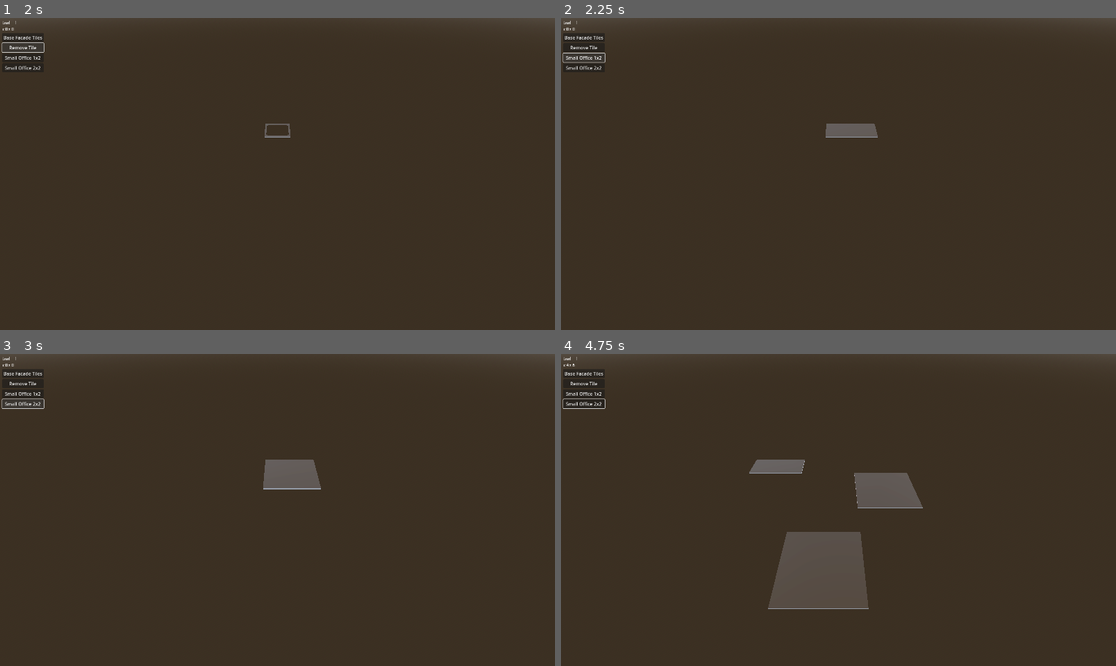
Above: before the commit, frames 1-4 (two rows, left to right).
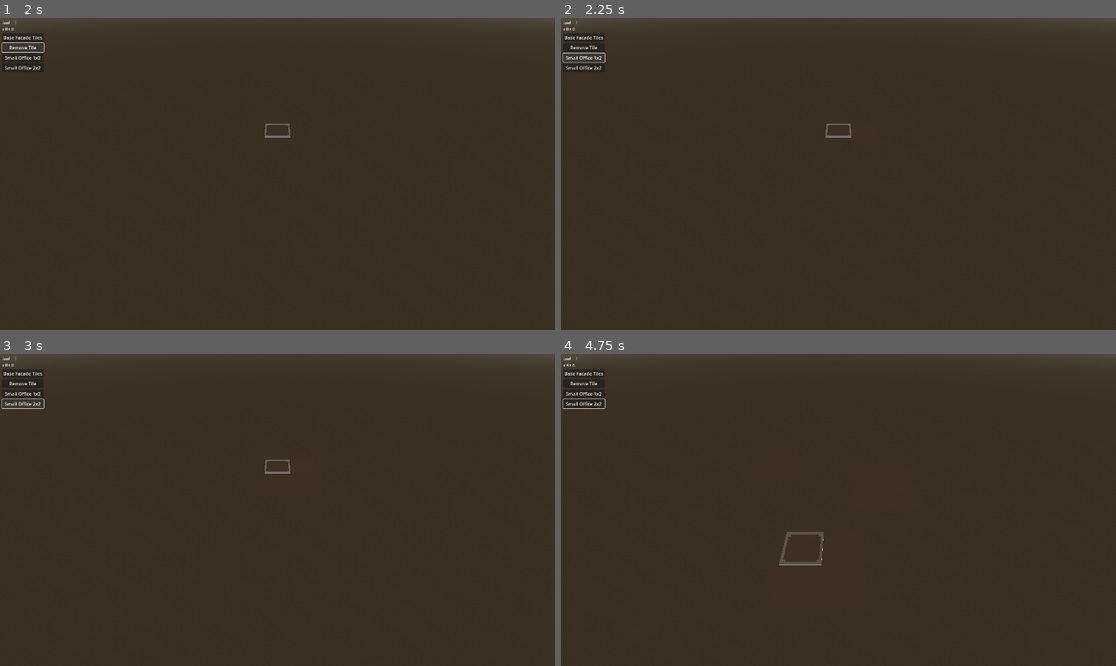
Above: after the commit, the same moments.

Repository: newnoiseworks/TowerStory
Game: Godot game, scene res://Scenes/building/building.tscn
The game is run twice, just before and just after one commit, with the same random seed, the same clock (stepped at 60 frames per second) and the same inputs.
Inputs (mouse positions are in pixels of both pictures, inside the frame that each line leads up to):
- Up to frame 1 (2 s): click "Base Facade Tiles" at 0.5 s; click "Remove Tile" at 1.25 s
- Up to frame 2 (2.25 s): click "Small Office 1x2" at 2 s
- Up to frame 3 (3 s): click "Small Office 2x2" at 2.75 s
- Up to frame 4 (4.75 s): tap Enter at 3.5 s; move the mouse to (960, 494) at 3.52 s; hold D (move_right) 3.53-4.25 s; hold F (facade_swap) 3.53-4.25 s; click (960, 494) at 3.67 s; drag from (727, 525) to (810, 572) at 4.27 s

Frame 1 is identical in both runs. In frame 2, 0.3% of the frame differs, in the area x 47-58%, y 33-39%; in frame 3, 0.9%; in frame 4, 5.3%, in the area x 33-66%, y 33-82%.
Error before the commit: Parse Error: Too many arguments for "adjust_room_walls_on_piece_at()" call. Expected at most 4 but received 5. (res://scenes/room/room.gd:38)

Commit message:
tests and code to hide and show walls as appropriate to placement

Diff:
--- a/Scenes/floor/room_manager.gd
+++ b/Scenes/floor/room_manager.gd
@@ -77,14 +77,14 @@
 		var z = pos.z + tile_origin.z
 
 		if _hover_item_rotation == TowerGlobals.ROTATION.NINETY:
-			x = pos.x + tile_origin.z
-			z = pos.z + tile_origin.x
+			x = pos.x - tile_origin.z
+			z = pos.z - tile_origin.x
 		elif _hover_item_rotation == TowerGlobals.ROTATION.ONEEIGHTY:
 			x = pos.x - tile_origin.x
 			z = pos.z - tile_origin.z
 		elif _hover_item_rotation == TowerGlobals.ROTATION.TWOSEVENTY:
-			x = pos.x - tile_origin.z
-			z = pos.z - tile_origin.x
+			x = pos.x + tile_origin.z
+			z = pos.z + tile_origin.x
 
 		if !floor_data_details.has_floor_piece_at(x, z):
 			return false
@@ -103,5 +103,7 @@
 	elif _hover_item_rotation < TowerGlobals.ROTATION.ZERO:
 		_hover_item_rotation = TowerGlobals.ROTATION.TWOSEVENTY
 
+	print_debug(TowerGlobals.ROTATION.keys()[_hover_item_rotation])
+
 	_hover_item.set_rotation_degrees(Vector3(0, _hover_item_rotation * 90, 0))
 	_hover_item.place_walls_where_needed(floor_data_details, _hover_item_rotation)
--- a/Scenes/floor/test_room_manager.gd
+++ b/Scenes/floor/test_room_manager.gd
@@ -3,6 +3,125 @@
 var SpecHelper = preload("res://utils/test/spec_helper.gd")
 
 class Test__can_place_room_at:
+	extends GutTest
+
+	var room_manager
+	var room_manager_node
+
+	func before_each():
+		var prototype_script = load("res://scenes/floor/room_manager.gd")
+		var fdd_script = load("res://utils/floor_data_details.gd")
+
+		room_manager = prototype_script.new()
+		room_manager_node = Node3D.new()
+		# room_manager_node.set_script(room_manager)
+
+		var data = {}
+
+		data[0] = {}
+		data[0][0] = {
+			"type": "floor"
+		}
+
+		data[TowerGlobals.TILE_MULTIPLE * 1] = {}
+		data[TowerGlobals.TILE_MULTIPLE * 1][0] = {
+			"type": "floor"
+		}
+
+		room_manager.floor_data_details = fdd_script.new(data)
+
+		room_manager._hover_item = room_manager._small_office_1x2.instantiate()
+		room_manager_node.add_child(room_manager._hover_item)
+
+		add_child_autofree(room_manager_node)
+
+
+	func after_each():
+		room_manager._hover_item.free()
+		room_manager.free()
+
+
+	func test_places_item_in_appropriate_spot():
+		var result = room_manager._can_place_room_at(Vector3(0, 0, 0))
+
+		assert_true(result, "Can place room in available area")
+
+
+	func test_cannot_place_item_in_completely_inappropriate_spot():
+		var result = room_manager._can_place_room_at(Vector3(TowerGlobals.TILE_MULTIPLE, 0, 0))
+
+		assert_false(result, "Cannot place room in completely unavailable area")
+
+
+	func test_cannot_place_item_in_partially_inappropriate_spot():
+		var result = room_manager._can_place_room_at(Vector3(0, 0, TowerGlobals.TILE_MULTIPLE))
+
+		assert_false(result, "Cannot place room in partially unavailable area")
+
+
+	func test_cannot_place_item_after_rotating():
+		room_manager._rotate_hover_item()
+		var result = room_manager._can_place_room_at(Vector3(0, 0, 0))
+
+		assert_false(result, "Cannot place room after rotating")
+
+
+	func test_can_place_item_after_rotating_four_time():
+		room_manager._rotate_hover_item()
+		room_manager._rotate_hover_item()
+		room_manager._rotate_hover_item()
+		room_manager._rotate_hover_item()
+		var result = room_manager._can_place_room_at(Vector3(0, 0, 0))
+
+		assert_true(result, "Can place room after rotating four times")
+		assert_true(room_manager.floor_data_details != null)
+
+
+class Test__can_place_room_in_larger_floor:
+	extends GutTest
+
+	var room_manager
+	var room_manager_node
+
+	func before_each():
+		var prototype_script = load("res://scenes/floor/room_manager.gd")
+		var fdd_script = load("res://utils/floor_data_details.gd")
+
+		room_manager = prototype_script.new()
+		room_manager_node = Node3D.new()
+		# room_manager_node.set_script(room_manager)
+
+		var data = {}
+
+		for x in 3:
+			data[x] = {}
+
+			for z in 2:
+				data[x][z] = {
+					"type": "floor"
+					}
+
+		room_manager.floor_data_details = fdd_script.new(data)
+
+		room_manager._hover_item = room_manager._small_office_1x2.instantiate()
+		room_manager_node.add_child(room_manager._hover_item)
+
+		add_child_autofree(room_manager_node)
+
+
+	func after_each():
+		room_manager._hover_item.free()
+		room_manager.free()
+
+
+	func test_cannot_place_item_after_rotating_in_larger_room():
+		room_manager._rotate_hover_item()
+		var result = room_manager._can_place_room_at(Vector3(0, 0, 0))
+
+		assert_false(result, "Cannot place room after rotating in larger room")
+
+
+class Test__rotate_hover_item:
 	extends GutTest
 
 	var room_manager
@@ -24,8 +143,17 @@
 			},
 		}
 
+		data[0][TowerGlobals.TILE_MULTIPLE * 1] = {
+			"type": "floor"
+		}
+		data[0][TowerGlobals.TILE_MULTIPLE * 2] = {
+			"type": "floor"
+		}
 		data[TowerGlobals.TILE_MULTIPLE * 1] = {}
 		data[TowerGlobals.TILE_MULTIPLE * 1][0] = {
+			"type": "floor"
+		}
+		data[TowerGlobals.TILE_MULTIPLE * 1][TowerGlobals.TILE_MULTIPLE * 1] = {
 			"type": "floor"
 		}
 
@@ -42,91 +170,6 @@
 		room_manager.free()
 
 
-	func test_places_item_in_appropriate_spot():
-		var result = room_manager._can_place_room_at(Vector3(0, 0, 0))
-
-		assert_true(result, "Can place room in available area")
-
-
-	func test_cannot_place_item_in_completely_inappropriate_spot():
-		var result = room_manager._can_place_room_at(Vector3(TowerGlobals.TILE_MULTIPLE, 0, 0))
-
-		assert_false(result, "Cannot place room in completely unavailable area")
-
-
-	func test_cannot_place_item_in_partially_inappropriate_spot():
-		var result = room_manager._can_place_room_at(Vector3(0, 0, TowerGlobals.TILE_MULTIPLE))
-
-		assert_false(result, "Cannot place room in partially unavailable area")
-
-
-	func test_cannot_place_item_after_rotating():
-		room_manager._rotate_hover_item()
-		var result = room_manager._can_place_room_at(Vector3(0, 0, 0))
-
-		assert_false(result, "Cannot place room after rotating")
-
-
-	func test_can_place_item_after_rotating_four_time():
-		room_manager._rotate_hover_item()
-		room_manager._rotate_hover_item()
-		room_manager._rotate_hover_item()
-		room_manager._rotate_hover_item()
-		var result = room_manager._can_place_room_at(Vector3(0, 0, 0))
-
-		assert_true(result, "Can place room after rotating four times")
-		assert_true(room_manager.floor_data_details != null)
-
-
-class Test__rotate_hover_item:
-	extends GutTest
-
-	var room_manager
-	var room_manager_node
-
-	func before_each():
-		var prototype_script = load("res://scenes/floor/room_manager.gd")
-		var fdd_script = load("res://utils/floor_data_details.gd")
-
-		room_manager = prototype_script.new()
-		room_manager_node = Node3D.new()
-		# room_manager_node.set_script(room_manager)
-
-		var data = {
-			0: {
-				0: {
-					"type": "floor",
-				},
-			},
-		}
-
-		data[0][TowerGlobals.TILE_MULTIPLE * 1] = {
-			"type": "floor"
-		}
-		data[0][TowerGlobals.TILE_MULTIPLE * 2] = {
-			"type": "floor"
-		}
-		data[TowerGlobals.TILE_MULTIPLE * 1] = {}
-		data[TowerGlobals.TILE_MULTIPLE * 1][0] = {
-			"type": "floor"
-		}
-		data[TowerGlobals.TILE_MULTIPLE * 1][TowerGlobals.TILE_MULTIPLE * 1] = {
-			"type": "floor"
-		}
-
-		room_manager.floor_data_details = fdd_script.new(data)
-
-		room_manager._hover_item = room_manager._small_office_1x2.instantiate()
-		room_manager_node.add_child(room_manager._hover_item)
-
-		add_child_autofree(room_manager_node)
-
-
-	func after_each():
-		room_manager._hover_item.free()
-		room_manager.free()
-
-
 	func test_rotate_adjusts_hover_item():
 		room_manager._rotate_hover_item()
 		assert_eq(room_manager._hover_item_rotation, TowerGlobals.ROTATION.NINETY)
--- a/utils/floor_data_details.gd
+++ b/utils/floor_data_details.gd
@@ -26,20 +26,45 @@
 	x: int,
 	z: int,
 	enclosing_floor_details: FloorDataDetails,
-	position_of_room_in_floor: Vector3 = Vector3.ZERO
+	position_of_room_in_floor: Vector3 = Vector3.ZERO,
+	rotation: TowerGlobals.ROTATION = TowerGlobals.ROTATION.ZERO
 ):
-	var room_pos_x = int(position_of_room_in_floor.x)
-	var room_pos_z = int(position_of_room_in_floor.z)
+	var floor_pos_x = int(position_of_room_in_floor.x)
+	var floor_pos_z = int(position_of_room_in_floor.z)
 
-	var floor_edges = enclosing_floor_details._get_piece_edges(room_pos_x + x, room_pos_z + z)
+	match rotation:
+		TowerGlobals.ROTATION.ZERO:
+			floor_pos_x += x
+			floor_pos_z += z
+		TowerGlobals.ROTATION.NINETY:
+			floor_pos_x -= z
+			floor_pos_z -= x
+		TowerGlobals.ROTATION.ONEEIGHTY:
+			floor_pos_x -= x
+			floor_pos_z += z
+		TowerGlobals.ROTATION.TWOSEVENTY:
+			floor_pos_x += z
+			floor_pos_z += x
+
+	var floor_edges = enclosing_floor_details._get_piece_edges(floor_pos_x, floor_pos_z)
 	var room_edges = _get_piece_edges(x, z)
+
 	var floor_piece = _floor_data[x][z]["object"]
 
 	for i in range(4):
-		floor_piece.call("add_wall_at_edge", i)
+		floor_piece.call("hide_wall_at_edge", i)
 
-		if floor_edges[i] == room_edges[i]:
-			floor_piece.call("hide_wall_at_edge", i)
+	for i in range(4):
+		var room_edge_idx = TowerGlobals.get_rotated_side(
+			i as TowerGlobals.SIDE,
+			rotation
+		)
+
+		var floor_edge = floor_edges[i]
+		var room_edge = room_edges[room_edge_idx]
+
+		if floor_edge == 0 && room_edge == 1:
+			floor_piece.call("add_wall_at_edge", room_edge_idx)
 
 
 func add_edges_to_surrounding_pieces(x: int, z: int):
--- a/utils/test_floor_data_details.gd
+++ b/utils/test_floor_data_details.gd
@@ -181,7 +181,6 @@
 		)
 
 
-
 class Test_adjust_room_walls_on_piece_at:
 	extends GutTest
 	var room_data_script
@@ -309,3 +308,39 @@
 		assert_false(second_object.find_child("wall%s" % TowerGlobals.SIDE.XDOWN).is_visible())
 		assert_true(second_object.find_child("wall%s" % TowerGlobals.SIDE.ZUP).is_visible())
 		assert_true(second_object.find_child("wall%s" % TowerGlobals.SIDE.ZDOWN).is_visible())
+
+
+	func test_hides_walls_correctly_given_270_rotation():
+		var data = {}
+
+		for x in range(3):
+			data[x * TowerGlobals.TILE_MULTIPLE] = {}
+
+			for z in range(3):
+				data[x * TowerGlobals.TILE_MULTIPLE][z * TowerGlobals.TILE_MULTIPLE] = _create_floor_piece()
+
+		var floor_data_script = prototype_script.new(data)
+
+		room_data_script.adjust_room_walls_on_piece_at(
+			0, 0, floor_data_script, Vector3.ZERO, TowerGlobals.ROTATION.TWOSEVENTY
+		)
+		var first_object = room_data_script._floor_data[0][0]["object"]
+
+		assert_false(first_object.find_child("wall%s" % TowerGlobals.SIDE.XUP).is_visible())
+		assert_false(first_object.find_child("wall%s" % TowerGlobals.SIDE.ZUP).is_visible())
+		assert_false(first_object.find_child("wall%s" % TowerGlobals.SIDE.XDOWN).is_visible())
+		assert_true(first_object.find_child("wall%s" % TowerGlobals.SIDE.ZDOWN).is_visible())
+
+		room_data_script.adjust_room_walls_on_piece_at(
+			1 * TowerGlobals.TILE_MULTIPLE, 0, floor_data_script, Vector3.ZERO, TowerGlobals.ROTATION.TWOSEVENTY
+		)
+		var second_object = room_data_script._floor_data[1 * TowerGlobals.TILE_MULTIPLE][0]["object"]
+
+		assert_true(second_object.find_child("wall%s" % TowerGlobals.SIDE.XUP).is_visible()) #F
+		assert_false(second_object.find_child("wall%s" % TowerGlobals.SIDE.ZUP).is_visible())
+		assert_false(second_object.find_child("wall%s" % TowerGlobals.SIDE.XDOWN).is_visible())
+		assert_true(second_object.find_child("wall%s" % TowerGlobals.SIDE.ZDOWN).is_visible())
+
+		# TODO: Write tests for different room positions
+
+	# TODO: Write tests for each rotation
